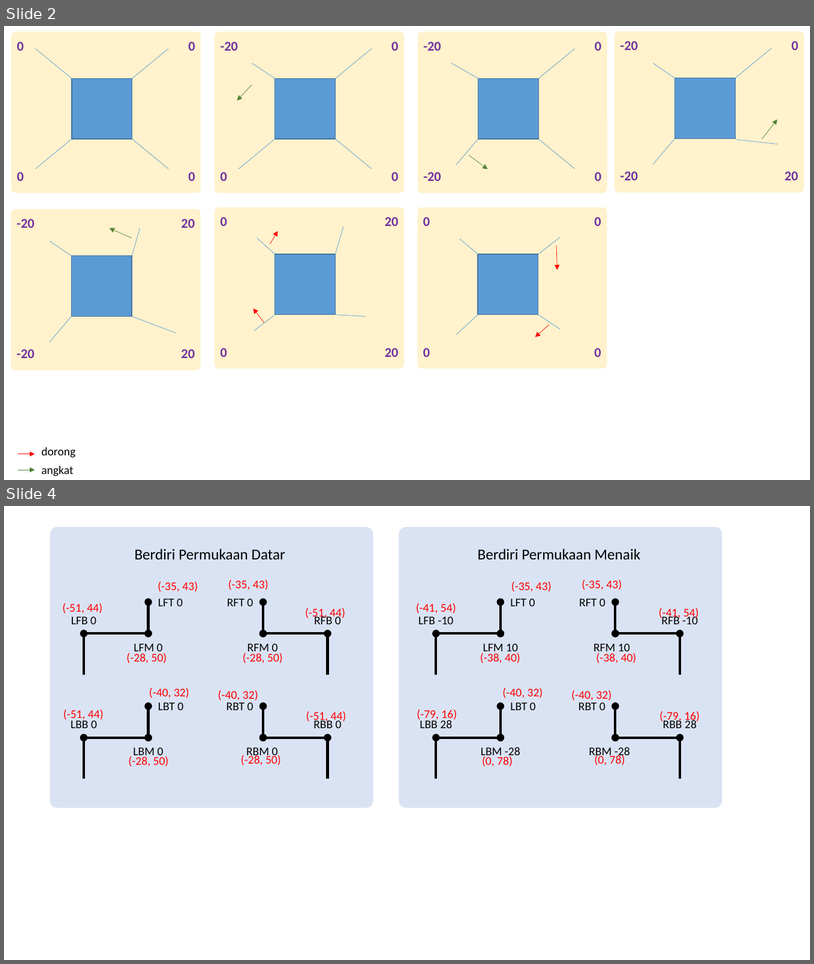
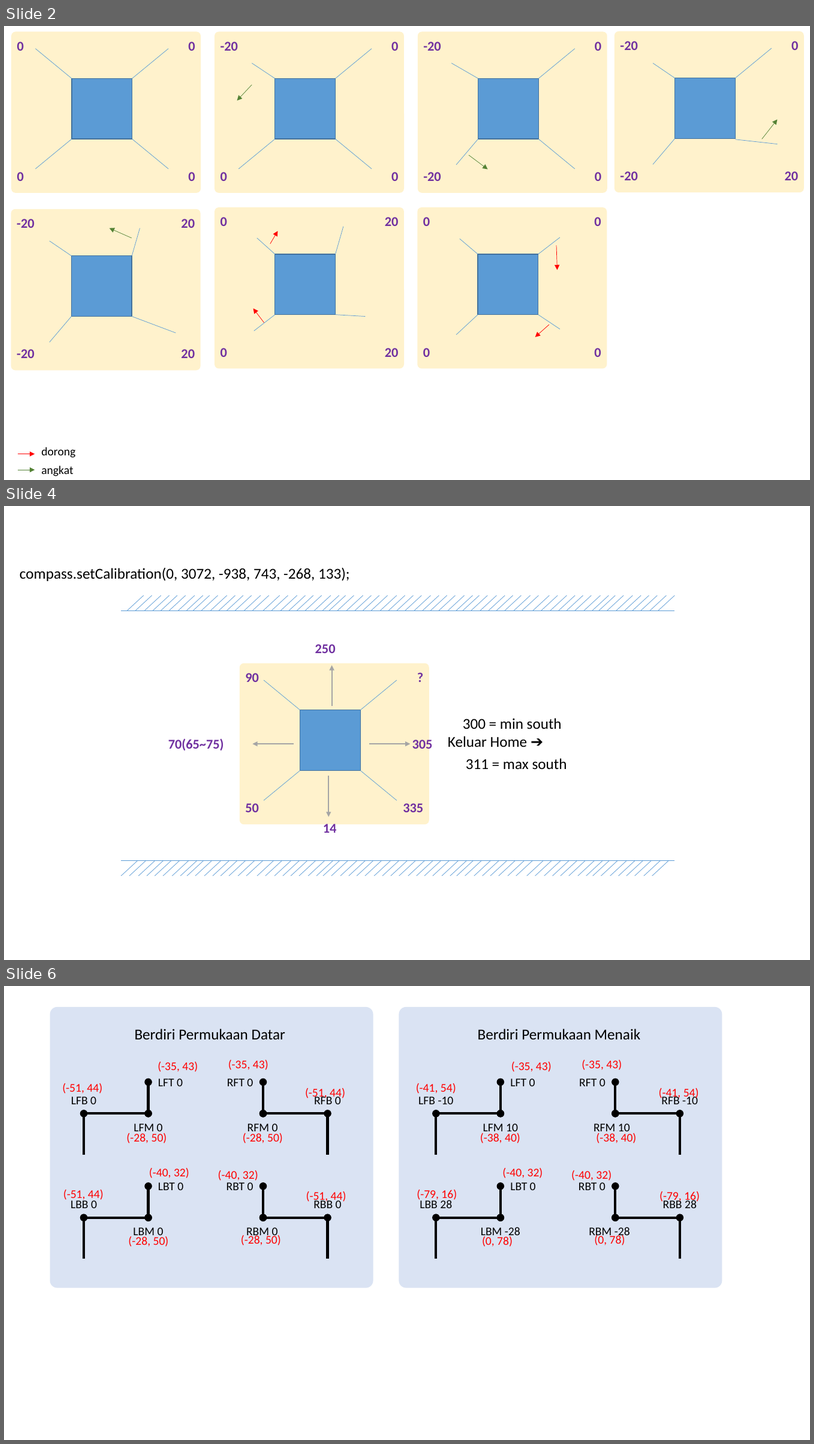
Before and after one commit to teknikelektromdp/krsri2022, a slide deck: posisi kaki.pptx. Shown one above the other, each under a label of ours: slides 2 and 4 before the commit, slides 2, 4 and 6 after it; the slides between them are not shown. The pictures are 814x964 and 814x1444 pixels, drawn with LibreOffice and Linux fonts; fonts in the diff are those of the drawing. Boxes give left, top, right and bottom in pixels: in the first picture for what was removed or moved away, otherwise in the second. Text is boxed around its words. In the diff, an @@ line names an element or a change of style, - is before the commit and + after.

```diff
--- a/posisi kaki.pptx
+++ b/posisi kaki.pptx
@@ slide 4 added at (4, 506, 810, 960), background #FFFFFF @@
@@ text added at (20, 567, 350, 581), 18 pt, text #000000 @@
+compass.setCalibration(0, 3072, -938, 743, -268, 133);
@@ group added at (122, 595, 675, 610): 65 lines @@
@@ text added at (315, 644, 336, 653), 16 pt, text #7030A0, bold @@
+250
@@ arrow added from (332, 706) to (332, 665), #A5A5A5 1.5 pt @@
@@ text added at (463, 718, 562, 729), 18 pt, text #000000 @@
+300 = min south
@@ text added at (168, 738, 224, 750), 16 pt, text #7030A0, bold @@
+70(65~75)
@@ text added at (413, 737, 433, 752), 16 pt, text #7030A0, bold @@
+305
@@ text added at (448, 736, 528, 747), 18 pt, text #000000 @@
+Keluar Home ➔
@@ arrow added from (294, 744) to (252, 744), #A5A5A5 1.5 pt @@
@@ arrow added from (369, 744) to (411, 744), #A5A5A5 1.5 pt @@
@@ group added at (240, 663, 430, 824): 4 texts, 4 lines, 1 rounded rectangle, 1 rectangle @@
+?
+335
+90
+50
@@ text added at (466, 758, 567, 769), 18 pt, text #000000 @@
+311 = max south
@@ arrow added from (329, 776) to (329, 817), #A5A5A5 1.5 pt @@
@@ text added at (323, 822, 337, 832), 16 pt, text #7030A0, bold @@
+14
@@ group added at (122, 861, 675, 876): 65 lines @@
@@ what was slide 4 is now slide 6 @@
```
Also in this commit, not shown: 1 slide changed, 1 other slide added, 9 other files.
